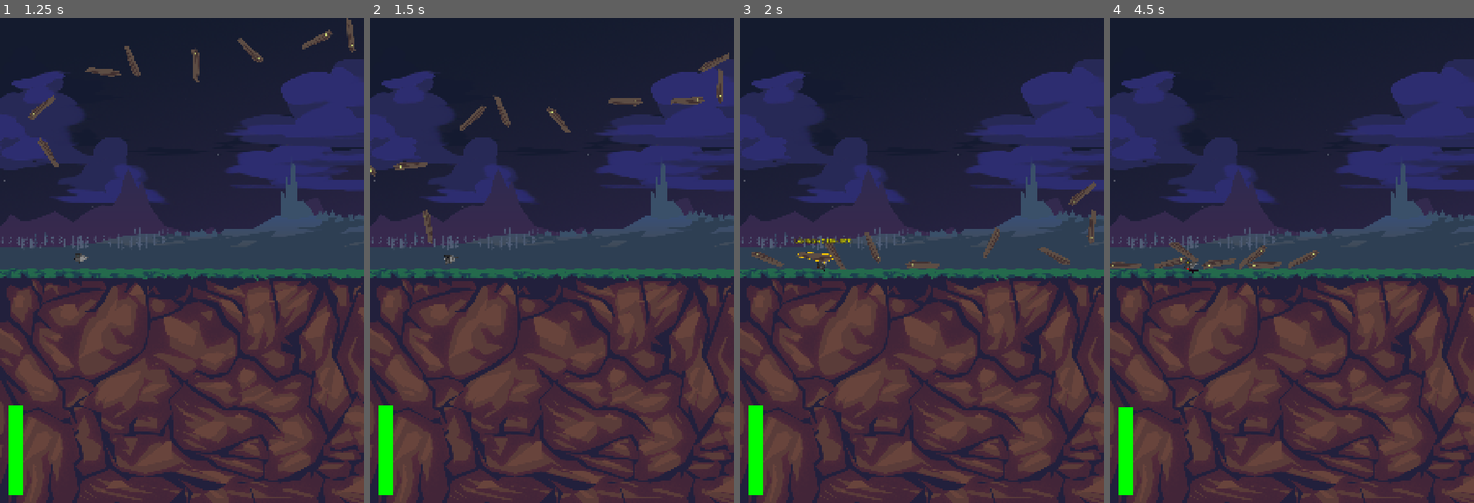
Above: before the commit, frames 1-4 (left to right).
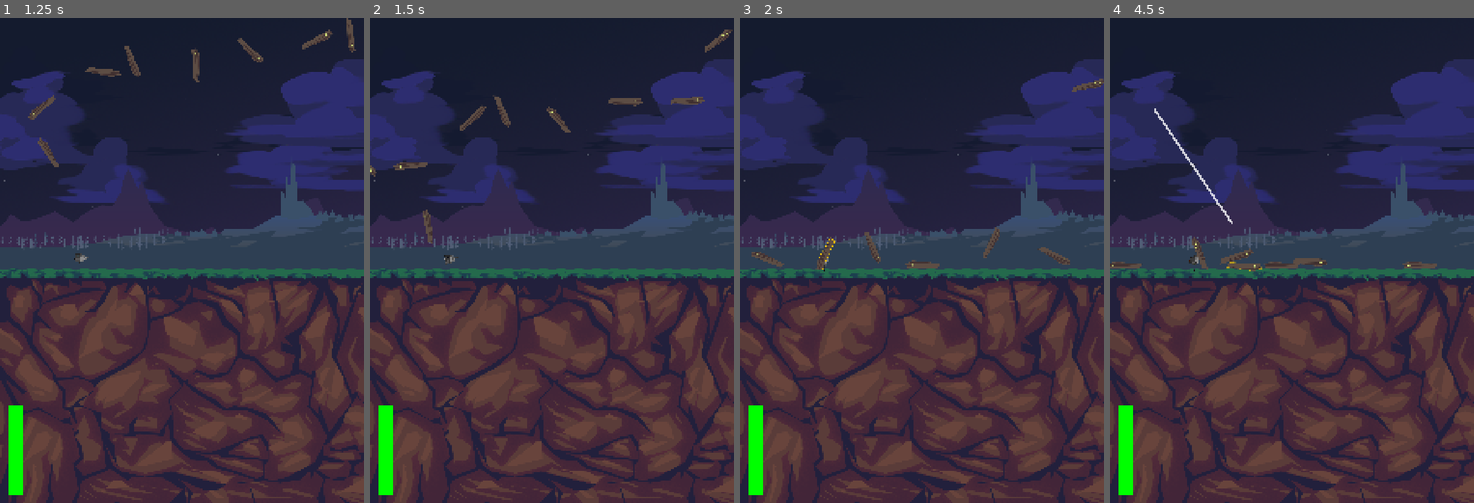
Above: after the commit, the same moments.

Repository: alelouis/ludumdare-57-les5ddp
Game: Godot game, scene res://scenes/test/tilemap_test_scene/tilemap_test.tscn
Two runs of this game, one before a commit and one after it. Both use one fixed random seed, a clock stepped at 60 frames per second and the inputs below. The engine's default icon, where the game draws it, is replaced by a stand-in: a white triangle on a blue panel in a dark square.
Inputs (mouse positions are in pixels of both pictures, inside the frame that each line leads up to):
- Up to frame 1 (1.25 s): tap Enter at 0.5 s; move the mouse to (262, 236) at 0.52 s; hold D from 0.53 s (still down); tap R at 0.6 s; click (262, 236) at 0.67 s
- Up to frame 2 (1.5 s): release D at 1.25 s; drag from (420, 105) to (453, 255) at 1.27 s
- Up to frame 3 (2 s): no input
- Up to frame 4 (4.5 s): move the mouse to (1171, 250) at 2.02 s; hold D 2.03-2.75 s; tap R at 2.1 s; click (1171, 250) at 2.17 s; drag from (1339, 265) to (1182, 187) at 2.77 s; drag from (1361, 270) to (1193, 265) at 3.52 s; drag from (1230, 265) to (1237, 139) at 4.27 s

Frame 1 is identical in both runs. In frame 2, 0.3% of the frame differs, in the area x 90-100%, y 2-18%; in frame 3, 0.7%; in frame 4, 1.3%, in the area x 2-90%, y 18-81%.

Commit message:
limit last names and velocity

Diff:
--- a/scripts/coffin_data.gd
+++ b/scripts/coffin_data.gd
@@ -30,6 +30,8 @@
 # Name collections loaded from files
 var first_names: Array = []
 var last_names: Array = []
+
+@export var n_families: int = 3
 
 # Legacy access to first person (for backward compatibility)
 @export var first_name: String = "":
@@ -155,7 +157,7 @@
 
     # Pick random name
     var first_name = first_names[randi() % first_names.size()]
-    var last_name = last_names[randi() % last_names.size()]
+    var last_name = last_names.slice(0, n_families)[randi() % n_families]
 
     # Generate random dates
     var birth_year = str(randi_range(1900, 1980))
--- a/scripts/coffin_physics.gd
+++ b/scripts/coffin_physics.gd
@@ -126,6 +126,9 @@
 
 			# Apply velocity to keep the click point under the mouse
 			var velocity = (target_pos - global_position) * drag_factor
+			# Limit the maximum velocity
+			if velocity.length() > 500:
+				velocity = velocity.normalized() * 500
 			linear_velocity = velocity
 		else:
 			# Standard dragging without rotation
